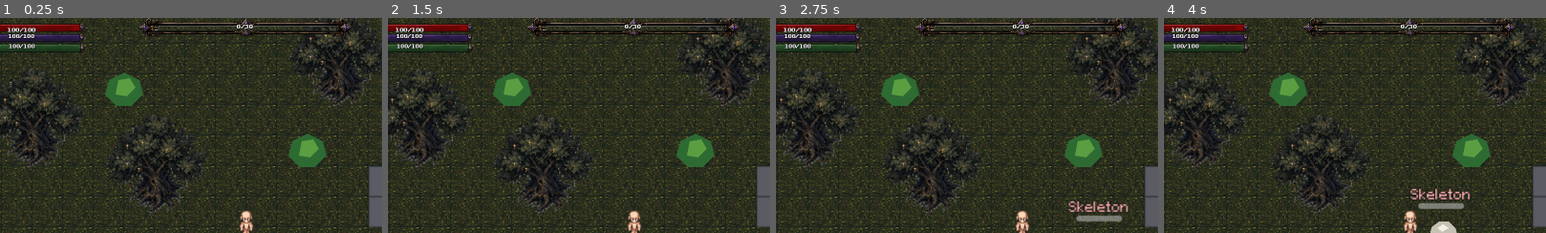
Above: before the commit, frames 1-4 (left to right).
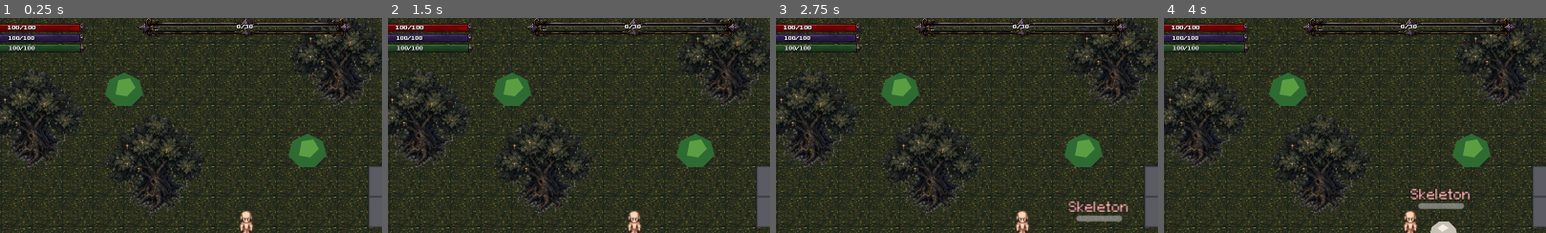
Above: after the commit, the same moments.

Repository: ramonsamagaio/Oathwake-Main
Game: Godot game, scene res://scenes/Main.tscn
Same seed, same stepped clock (60 frames per second), same inputs: the game is played once before the commit and once after it. This scene is started directly instead of the project's main scene.
Inputs (mouse positions are % of the whole screen's width and height, from its top left):
- Up to frame 1 (0.25 s): no input
- Up to frame 2 (1.5 s): click (27, 95) at 0.5 s; click (32, 95) at 1.25 s
- Up to frame 3 (2.75 s): click (37, 95) at 2 s
- Up to frame 4 (4 s): click (42, 96) at 2.75 s; click (48, 95) at 3.5 s
The pictures show only the part of the screen within x 18-68%, y 1-51%; the shares and areas given below are measured in that part.

The runs differ from the first frame. In frame 1, 0.5% of the frame differs, in the area x 2-10%, y 3-16%; in frame 2, 0.5%; in frame 3, 0.5%; in frame 4, 0.5%.

Commit message:
Adjust HUD bar label offsets

Diff:
--- a/scripts/ui/HUDStatusUI.gd
+++ b/scripts/ui/HUDStatusUI.gd
@@ -12,9 +12,9 @@
 const EXP_BAR_PATH := "res://assets/ui/HUDUI/EXP_BAR.png"
 const FLAME_FRAME_PATH := "res://assets/ui/HUDUI/FLAME_FRAME.png"
 const PURPLE_FIRE_FRAMES_DIR := "res://assets/ui/HUDUI/purple_fire_frames"
-const LIFE_LABEL_OFFSET := Vector2(0, -5)
-const MANA_LABEL_OFFSET := Vector2(0, -4)
-const STAMINA_LABEL_OFFSET := Vector2(0, -4)
+const LIFE_LABEL_OFFSET := Vector2(0, -10)
+const MANA_LABEL_OFFSET := Vector2(0, 0)
+const STAMINA_LABEL_OFFSET := Vector2(0, 0)
 const XP_LABEL_OFFSET := Vector2(0, -3)
 
 var _layout: Dictionary = {}
@@ -70,7 +70,7 @@
 		_stamina_label.text = "%d/%d" % [current_stamina, safe_max]
 
 
-func set_xp(current_xp: int, xp_to_next_level: int, level: int) -> void:
+func set_xp(current_xp: int, xp_to_next_level: int, _level: int) -> void:
 	var safe_next := maxi(xp_to_next_level, 1)
 	_set_clip_ratio(_xp_clip, _xp_width, float(current_xp) / float(safe_next))
 	if _xp_label != null:
